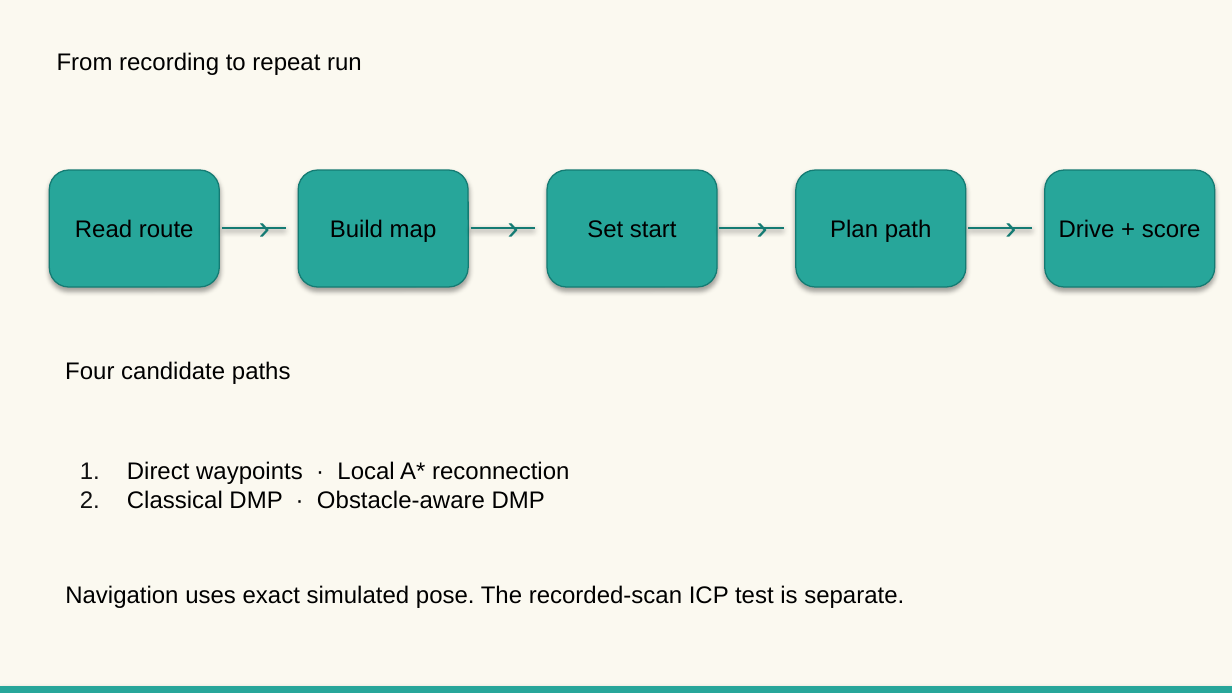
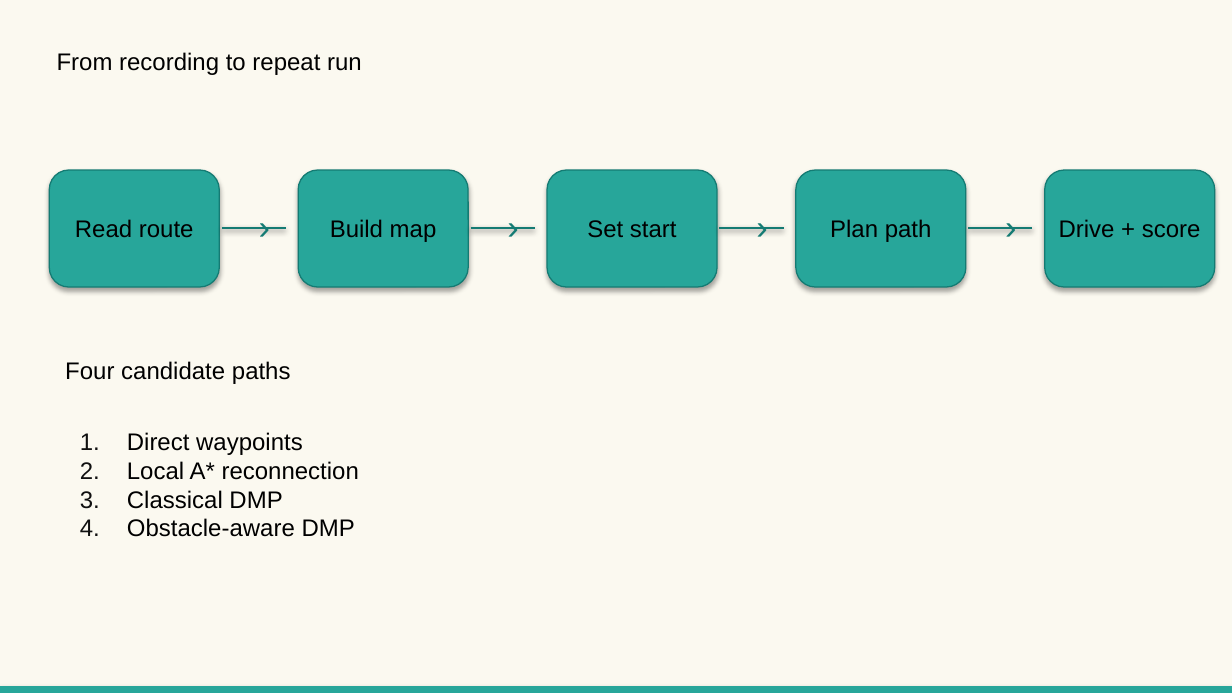
Before and after one commit to ayushkaulgud/teach-repeat-rover-navigation, a slide deck: slide 5 of docs/Teach_and_Repeat_Project_Update_Oct_7_2026.pptx. Drawn at 1232x693 pixels with LibreOffice and Linux fonts; fonts in the diff are those of the drawing. Boxes give left, top, right and bottom in pixels: in the first picture for what was removed or moved away, otherwise in the second. Text is boxed around its words. In the diff, an @@ line names an element or a change of style, - is before the commit and + after.

```diff
--- a/docs/Teach_and_Repeat_Project_Update_Oct_7_2026.pptx
+++ b/docs/Teach_and_Repeat_Project_Update_Oct_7_2026.pptx
@@ text at [127, 432, 359, 537]: text changed @@
-1. Direct waypoints · Local A* reconnection
-2. Classical DMP · Obstacle-aware DMP
+1. Direct waypoints
+2. Local A* reconnection
+3. Classical DMP
+4. Obstacle-aware DMP
@@ text removed at [65, 585, 904, 608] @@
-Navigation uses exact simulated pose. The recorded-scan ICP test is separate.
```
Also in this commit, not shown: 6 other slides changed, 3 other files.
